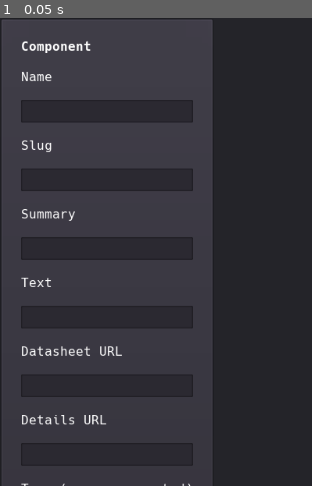
Above: before the commit, frame 1.
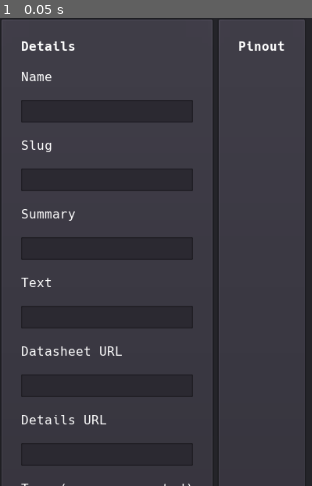
Above: after the commit, the same moment.

Repository: duckinator/ui-builder
Game: Godot game, scene res://UIBuilder.tscn
Two runs of this game, one before a commit and one after it. Both use one fixed random seed, a clock stepped at 60 frames per second and the inputs below.
Inputs:
- Up to frame 1 (0.05 s): no input

The runs differ from the first frame. In frame 1, 20% of the frame differs, in the area x 7-98%, y 0-100%.

Commit message:
miscellaneous refactoring and such

Diff:
--- a/src/UIBuilder.gd
+++ b/src/UIBuilder.gd
@@ -18,21 +18,24 @@
 
 const PARTS_HORSE_APP = ["Application", {}, [
 	["ScrollContainer", {}, [
-		["VBoxContainer", {}, [
-			["Section", {"title_text": "Component"}, [
-				["LabeledTextEdit", {"name": "name",      "label_text": "Name"}],
-				["LabeledTextEdit", {"name": "slug",      "label_text": "Slug"}],
-				["LabeledTextEdit", {"name": "summary",   "label_text": "Summary"}],
-				["LabeledTextEdit", {"name": "details",   "label_text": "Text"}],
-				["LabeledTextEdit", {"name": "datasheet", "label_text": "Datasheet URL"}],
-				["LabeledTextEdit", {"name": "details",   "label_text": "Details URL"}],
+		["HBoxContainer", {"name": "ComponentHBox"}, [
+			["Section", {"name": "Details", "title_text": "Details"}, [
+				["LabeledTextEdit", {"name": "name",          "label_text": "Name"}],
+				["LabeledTextEdit", {"name": "slug",          "label_text": "Slug"}],
+				["LabeledTextEdit", {"name": "summary",       "label_text": "Summary"}],
+				["LabeledTextEdit", {"name": "details",       "label_text": "Text"}],
+				["LabeledTextEdit", {"name": "datasheet_url", "label_text": "Datasheet URL"}],
+				["LabeledTextEdit", {"name": "details_url",   "label_text": "Details URL"}],
 				# Package Style
 				# Number of Pins
-				["LabeledTextEdit", {"name": "tags",      "label_text": "Tags (comma separated)"}],
-			]]
-		]]
-	]]
-]]
+				["LabeledTextEdit", {"name": "tags",          "label_text": "Tags (comma separated)"}],
+			]],
+			["Section", {"name": "Pins", "title_text": "Pinout"}, [
+				# ...
+			]] # Section
+		]] # HBoxContainer
+	]] # ScrollContainer
+]] # Application
 
 func _ready():
 	add_child(build(PARTS_HORSE_APP))
--- a/src/UIBuilder.tscn
+++ b/src/UIBuilder.tscn
@@ -23,18 +23,3 @@
 __meta__ = {
 "_edit_use_anchors_": false
 }
-
-[node name="Panel" type="Panel" parent="."]
-visible = false
-anchor_right = 1.0
-anchor_bottom = 1.0
-__meta__ = {
-"_edit_use_anchors_": false
-}
-
-[node name="Container" type="VBoxContainer" parent="."]
-visible = false
-custom_constants/separation = 40
-__meta__ = {
-"_edit_use_anchors_": false
-}
--- /dev/null
+++ b/src/controls/HBoxContainer.tscn
@@ -0,0 +1,8 @@
+[gd_scene format=2]
+
+[node name="HBoxContainer" type="HBoxContainer"]
+anchor_right = 1.0
+anchor_bottom = 1.0
+__meta__ = {
+"_edit_use_anchors_": false
+}
